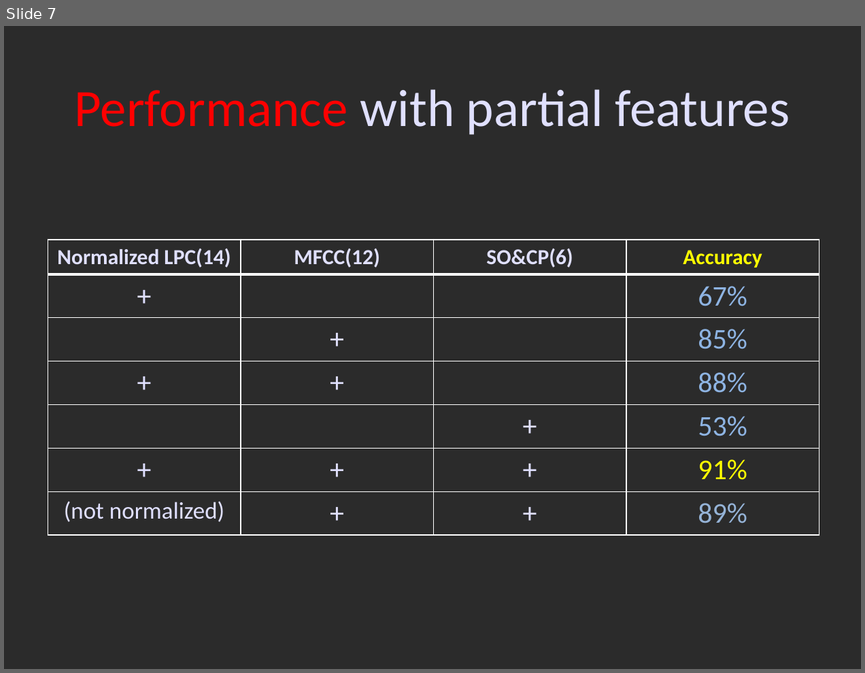
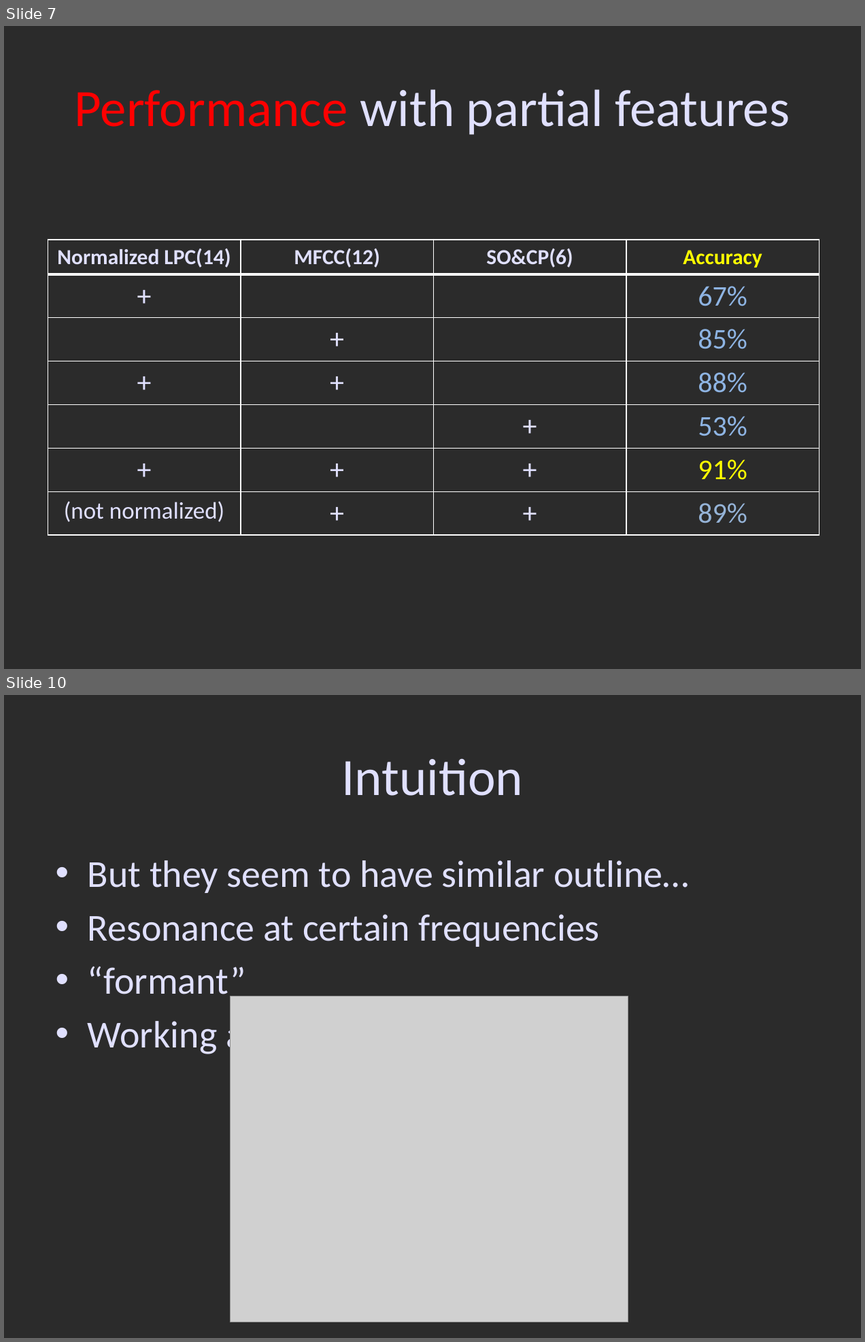
Before and after one commit to wiku30/Musical_Instrument_Classification, a slide deck: ppt/SST.pptx. Shown one above the other, each under a label of ours: slide 7 before the commit, slides 7 and 10 after it; the slides between them are not shown. The pictures are 865x673 and 865x1342 pixels, drawn with LibreOffice and Linux fonts; fonts in the diff are those of the drawing; grey boxes stand for pictures; background and template pictures are left out; a plain dark background stands for a picture behind light text. Boxes give left, top, right and bottom in pixels: in the first picture for what was removed or moved away, otherwise in the second. Text is boxed around its words. In the diff, an @@ line names an element or a change of style, - is before the commit and + after.

```diff
--- a/ppt/SST.pptx
+++ b/ppt/SST.pptx
@@ slide 10 added at (4,695,861,1338), background picture (left out) @@
@@ title added at (341,759,523,796), 44 pt, text #E0E0FF @@
+Intuition
@@ text added at (88,860,689,1056), 32 pt, text #E0E0FF @@
+• But they seem to have similar outline…
+• Resonance at certain frequencies
+• “formant”
+• Working as a filter!
@@ picture added at (230,996,629,1321) @@
```
Also in this commit, not shown: 5 other slides added, 5 other files.
